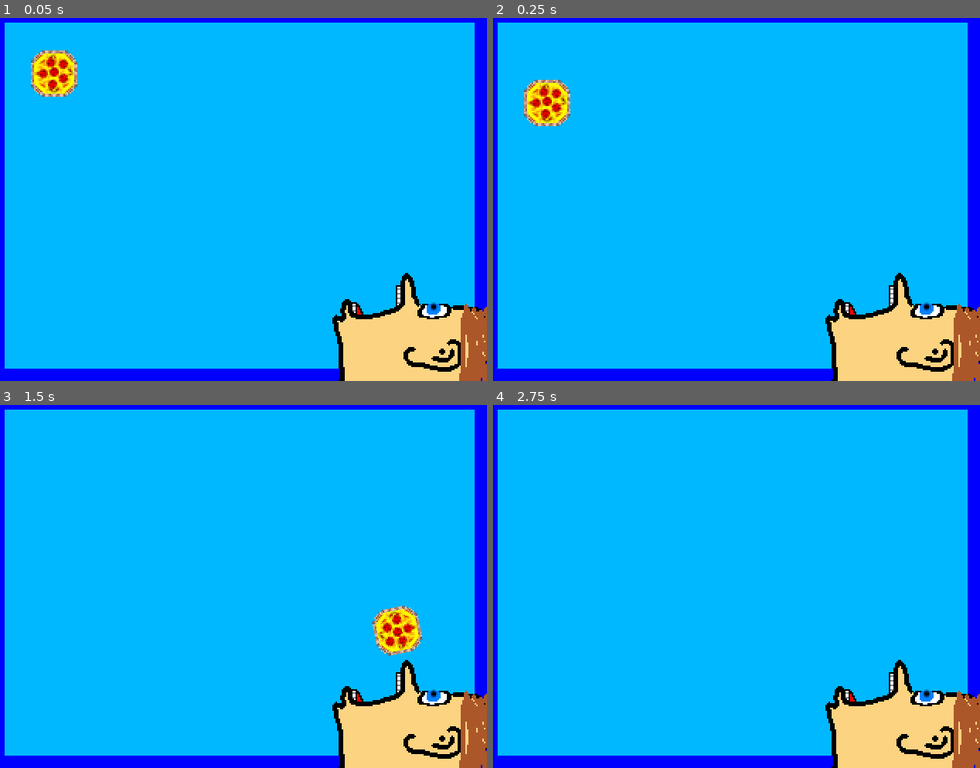
Above: before the commit, frames 1-4 (two rows, left to right).
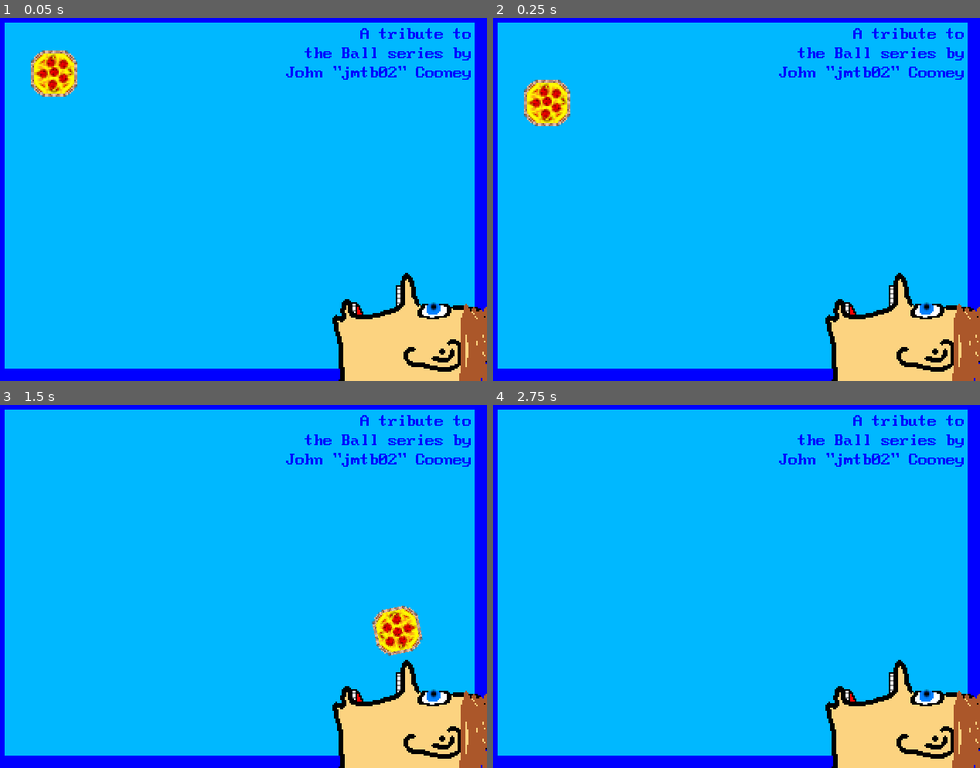
Above: after the commit, the same moments.

Repository: swashdev/minigame-madness
Game: Godot game, scene res://mini/ball_tribute/scenes/ball_tribute.tscn
Two runs of this game, one before a commit and one after it. Both use one fixed random seed, a clock stepped at 60 frames per second and the inputs below. This scene is started directly instead of the project's main scene.
Inputs (mouse positions are in pixels of both pictures, inside the frame that each line leads up to):
- Up to frame 1 (0.05 s): no input
- Up to frame 2 (0.25 s): no input
- Up to frame 3 (1.5 s): move the mouse to (350, 564) at 0.52 s; hold Space (action) 0.53-1.28 s; hold Right (move_right) from 0.53 s (still down); tap Up (move_up) at 0.77 s; move the mouse to (141, 601) at 1.27 s; tap Space (action) at 1.35 s
- Up to frame 4 (2.75 s): tap Up (move_up) at 1.52 s; move the mouse to (780, 499) at 2.02 s; release Right (move_right) at 2.03 s; hold Left (move_left) from 2.03 s (still down); hold Space (action) from 2.03 s (still down)

The runs differ from the first frame. In frame 1, 1.0% of the frame differs, in the area x 58-97%, y 2-18%; in frame 2, 1.0%; in frame 3, 1.0%; in frame 4, 1.0%.

Commit message:
[BALL] add a tribute to Ball to the background.
A label has been added to the background which provides homage to the
Ball series by John "jmtb02" Cooney.

Diff:
--- /dev/null
+++ b/mini/ball_tribute/fonts/tribute_font.tres
@@ -0,0 +1,7 @@
+[gd_resource type="DynamicFont" load_steps=2 format=2]
+
+[ext_resource path="res://shared/fonts/modern_DOS/ModernDOS8x14.ttf" type="DynamicFontData" id=1]
+
+[resource]
+size = 24
+font_data = ExtResource( 1 )
--- a/mini/ball_tribute/scenes/ball_tribute.tscn
+++ b/mini/ball_tribute/scenes/ball_tribute.tscn
@@ -1,9 +1,10 @@
-[gd_scene load_steps=8 format=2]
+[gd_scene load_steps=9 format=2]
 
 [ext_resource path="res://mini/ball_tribute/scripts/ball_tribute.gd" type="Script" id=1]
 [ext_resource path="res://mini/ball_tribute/scenes/player/ball.tscn" type="PackedScene" id=2]
 [ext_resource path="res://mini/ball_tribute/scenes/player/ball_ghost.tscn" type="PackedScene" id=3]
 [ext_resource path="res://mini/ball_tribute/images/environment/goal.png" type="Texture" id=4]
+[ext_resource path="res://mini/ball_tribute/fonts/tribute_font.tres" type="DynamicFont" id=5]
 
 [sub_resource type="RectangleShape2D" id=1]
 extents = Vector2( 240, 16 )
@@ -26,6 +27,18 @@
 __meta__ = {
 "_edit_use_anchors_": false
 }
+
+[node name="Tribute" type="Label" parent="Background"]
+margin_left = 380.0
+margin_top = 20.0
+margin_right = 620.0
+margin_bottom = 68.0
+custom_fonts/font = ExtResource( 5 )
+custom_colors/font_color = Color( 0, 0, 1, 1 )
+text = "A tribute to
+the Ball series by
+John \"jmtb02\" Cooney"
+align = 2
 
 [node name="PlayerStart" type="Position2D" parent="."]
 position = Vector2( 80, 80 )
